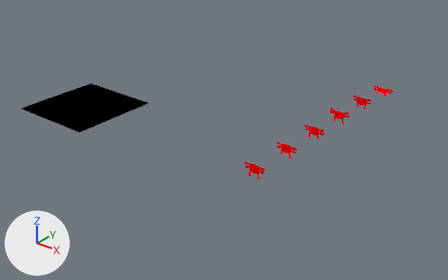
One commit to the Blender file data/models/blend/enemies.blend: the scene before it, then after it.
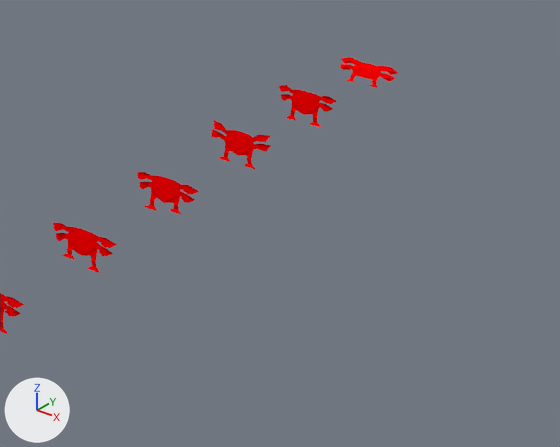
Old and new are each drawn whole from a 50 mm lens placed at (5.56, -8.07, 5.35), pointed at (-2.17, 1.59, -0.64) and again close up on the part from 58% to 100% of the width and 24% to 78% of the height. The lights are fixed; the arrows at lower left show +X, +Y and +Z.

Objects in the first close-up: 'DRONE_SEC_ATTACK', 'DRONE_SEC_DYING', 'DRONE_SEC_HURT', 'DRONE_SEC_STEPA', 'DRONE_SEC_STEPB'.
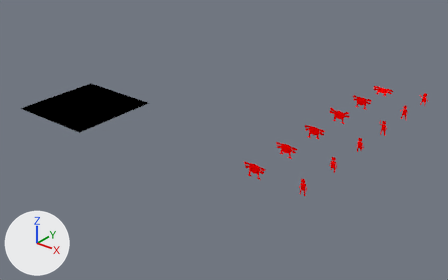
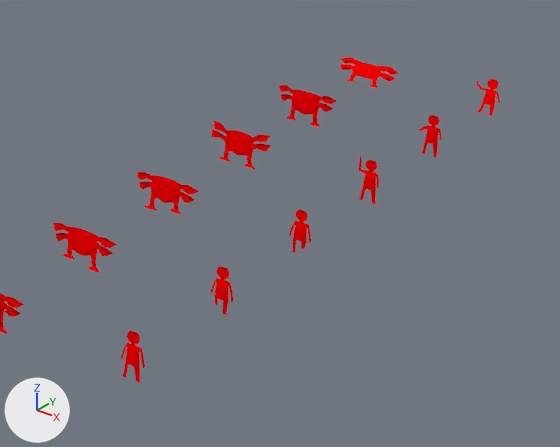
Changed parts and their boxes [x1, y1, x2, y2] in the close-ups (560 x 447 px):
'WORKER_IDLE', added (red)
    after: [121, 331, 145, 383]
'WORKER_STEPA', added (red)
    after: [211, 266, 233, 315]
'WORKER_STEPB', added (red)
    after: [289, 209, 311, 253]
'WORKER_HURT', added (red)
    after: [359, 157, 379, 204]
'WORKER_ATTACK', added (red)
    after: [419, 115, 442, 158]
'WORKER_DYING', added
    after: [476, 79, 500, 116]

The change, as a list of edits to the scene's bpy script:
```text
Add me_plane_008:
    me_plane_008.from_pydata(...)  # 56 vertices, 13 faces; spans x -0.078..0.078, y -0.301..-0.265, z -0.001..0.316
    me_plane_008.materials.append(mat_red)  # red #ff0000
Add me_plane_020:
    me_plane_020.from_pydata(...)  # 56 vertices, 13 faces; spans x -0.078..0.078, y -0.301..-0.265, z -0.001..0.316
    me_plane_020.materials.append(mat_red)  # red #ff0000
Add me_plane_021:
    me_plane_021.from_pydata(...)  # 56 vertices, 13 faces; spans x -0.078..0.078, y -0.301..-0.265, z 0.001..0.318
    me_plane_021.materials.append(mat_red)  # red #ff0000
Add me_plane_022:
    me_plane_022.from_pydata(...)  # 56 vertices, 13 faces; spans x -0.094..0.065, y -0.301..-0.265, z -0.001..0.316
    me_plane_022.materials.append(mat_red)  # red #ff0000
Add me_plane_023:
    me_plane_023.from_pydata(...)  # 56 vertices, 13 faces; spans x -0.103..0.074, y -0.301..-0.262, z -0.001..0.316
    me_plane_023.materials.append(mat_red)  # red #ff0000
Add me_plane_025:
    me_plane_025.from_pydata(...)  # 56 vertices, 13 faces; spans x -0.133..0.083, y -0.275..-0.179, z -0.001..0.256
    me_plane_025.materials.append(mat_red)  # red #ff0000
Add ob_worker_idle:
    ob_worker_idle = bpy.data.objects.new('WORKER_IDLE', me_plane_008)
    ob_worker_idle.location = (1.0, 0.0, 0.0)
Add ob_worker_stepa:
    ob_worker_stepa = bpy.data.objects.new('WORKER_STEPA', me_plane_020)
    ob_worker_stepa.location = (1.0, 1.0, 0.0)
Add ob_worker_stepb:
    ob_worker_stepb = bpy.data.objects.new('WORKER_STEPB', me_plane_021)
    ob_worker_stepb.location = (1.0, 2.0, 0.0)
Add ob_worker_hurt:
    ob_worker_hurt = bpy.data.objects.new('WORKER_HURT', me_plane_022)
    ob_worker_hurt.location = (1.0, 3.0, 0.0)
Add ob_worker_attack:
    ob_worker_attack = bpy.data.objects.new('WORKER_ATTACK', me_plane_023)
    ob_worker_attack.location = (1.0, 4.0, 0.0)
Add ob_worker_dying:
    ob_worker_dying = bpy.data.objects.new('WORKER_DYING', me_plane_025)
    ob_worker_dying.location = (1.0, 5.0, 0.0)
```
